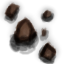
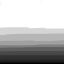
The second w=64, h=64 image is a revision of the first. Changes to its layers:
hid group "FirstBackWallsDecoration" (1st of 2) (3 layers) over [0,0,64,64]
hid "Shadow" over [0,0,64,64]
hid "Cor" (4th of 4, in "FirstBackWallsDecoration") over [0,0,64,64]
showed group "FirstGrassTile" (6th of 8) (4 layers) over [0,0,64,64]
added layer "Mask" in group "FirstGrassTile" over [0,0,64,64]
